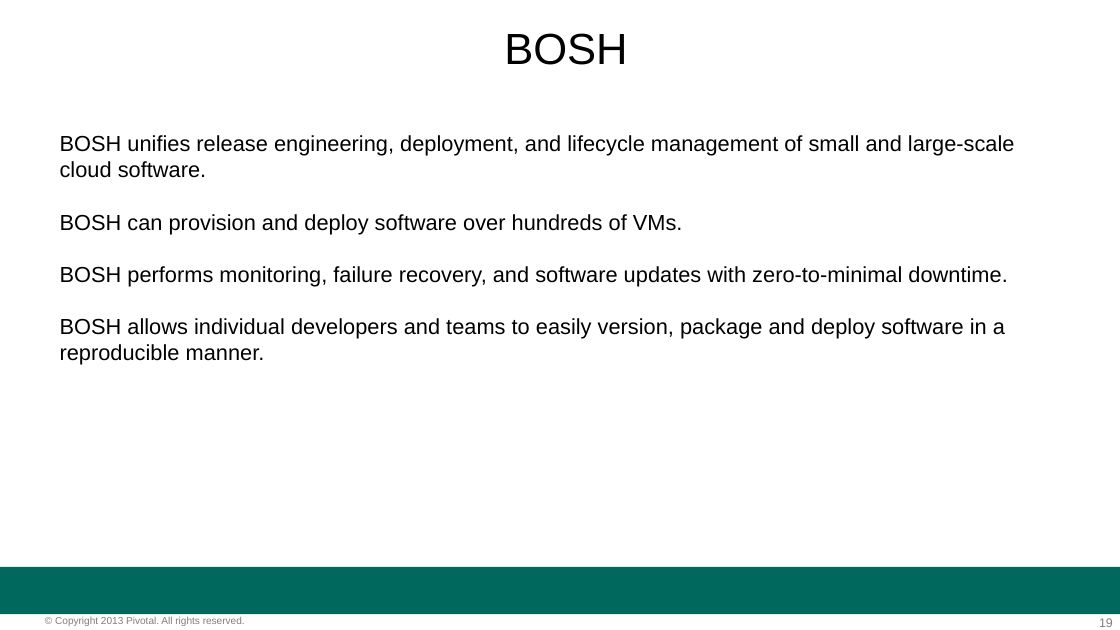
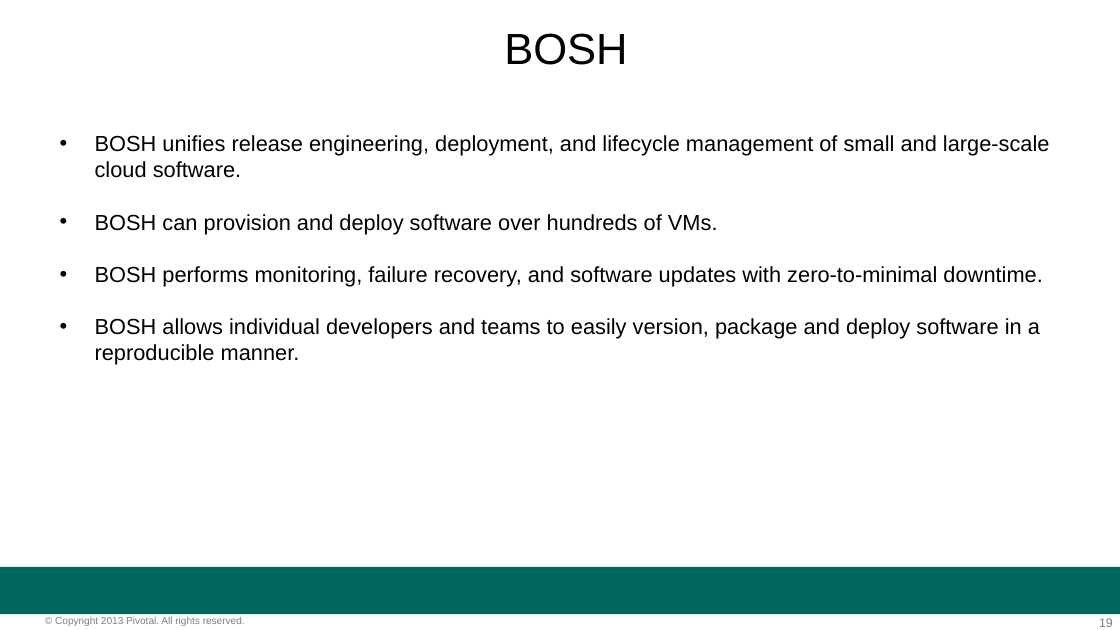
Before and after one commit to amitgandotra/extra, a slide deck: slide 19 of Hour_of_Power_v2.pptx. Drawn at 1120x630 pixels with LibreOffice and Linux fonts; fonts in the diff are those of the drawing; background and template pictures are left out. Boxes give left, top, right and bottom in pixels: in the first picture for what was removed or moved away, otherwise in the second. Text is boxed around its words. In the diff, an @@ line names an element or a change of style, - is before the commit and + after.

```diff
--- a/Hour_of_Power_v2.pptx
+++ b/Hour_of_Power_v2.pptx
@@ text "BOSH unifies release engineering, deployment, ..." at (95, 135, 1050, 365): bullet none to • @@
```
Also in this commit, not shown: 4 other slides changed.
